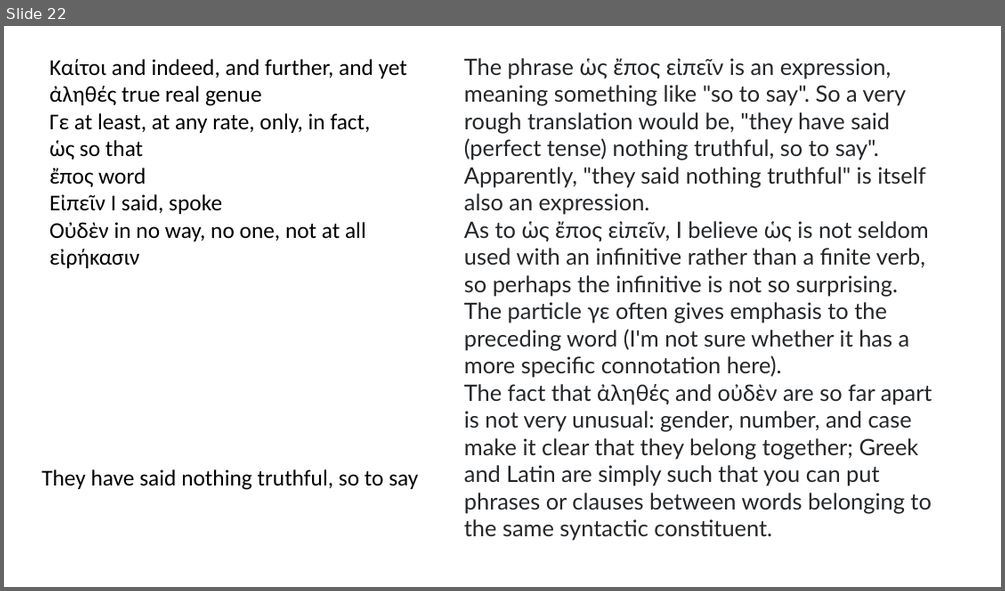
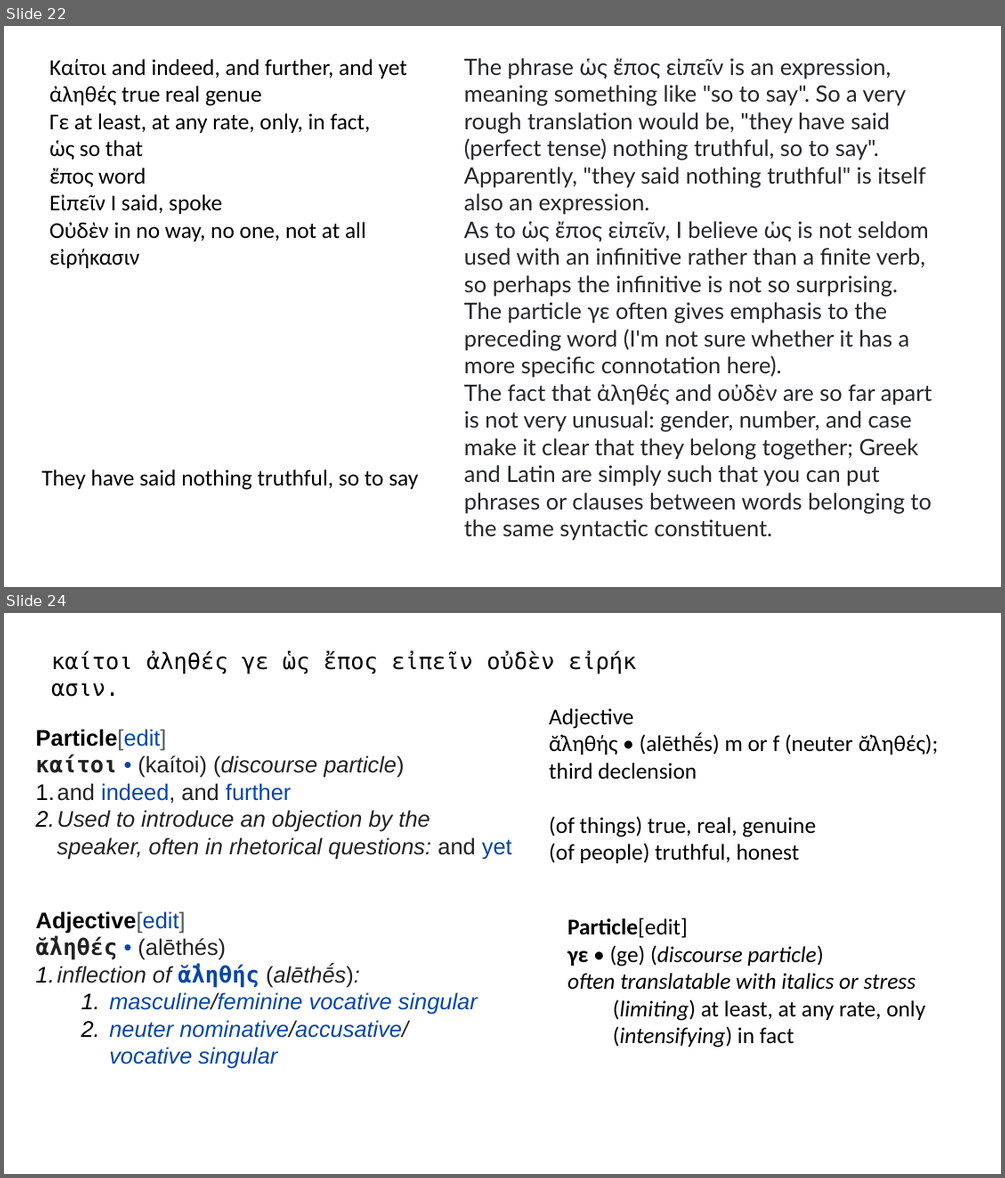
Before and after one commit to kommunikativenHandelns/Hellenike, a slide deck: plato_apology.odp. Shown one above the other, each under a label of ours: slide 22 before the commit, slides 22 and 24 after it; the slides between them are not shown. The pictures are 1005x591 and 1005x1178 pixels, drawn with LibreOffice and Linux fonts; fonts in the diff are those of the drawing. Boxes give left, top, right and bottom in pixels: in the first picture for what was removed or moved away, otherwise in the second. Text is boxed around its words. In the diff, an @@ line names an element or a change of style, - is before the commit and + after.

```diff
--- a/plato_apology.odp
+++ b/plato_apology.odp
@@ slide 24 added at [4,613,1001,1174], background #FFFFFF @@
@@ free added at [42,643,649,679], 18 pt, text #000000 @@
+καίτοι ἀληθές γε ὡς ἔπος εἰπεῖν οὐδὲν εἰρήκασιν.
@@ free added at [26,719,525,864], 18 pt, text #202122, italic @@
+Particle[edit]
+καίτοι • (kaítoi) (discourse particle)
+1. and indeed, and further
+2. Used to introduce an objection by the speaker, often in rhetorical questions: and yet
@@ free added at [541,698,986,869], 18 pt, text #000000 @@
+Adjective
+ᾰ̓ληθής • (alēthḗs) m or f (neuter ᾰ̓ληθές); third declension
+(of things) true, real, genuine
+(of people) truthful, honest
@@ free added at [26,901,525,1101], 18 pt, text #0645AD, italic @@
+Adjective[edit]
+ᾰ̓ληθές • (alēthés)
+1. inflection of ᾰ̓ληθής (alēthḗs):
+  1. masculine/feminine vocative singular
+  2. neuter nominative/accusative/vocative singular
@@ free added at [558,908,980,1079], 18 pt, text #000000, italic @@
+Particle[edit]
+γε • (ge) (discourse particle)
+often translatable with italics or stress
+  (limiting) at least, at any rate, only
+  (intensifying) in fact
```
Also in this commit, not shown: 1 slide changed, 7 other slides added, 1 other file.
